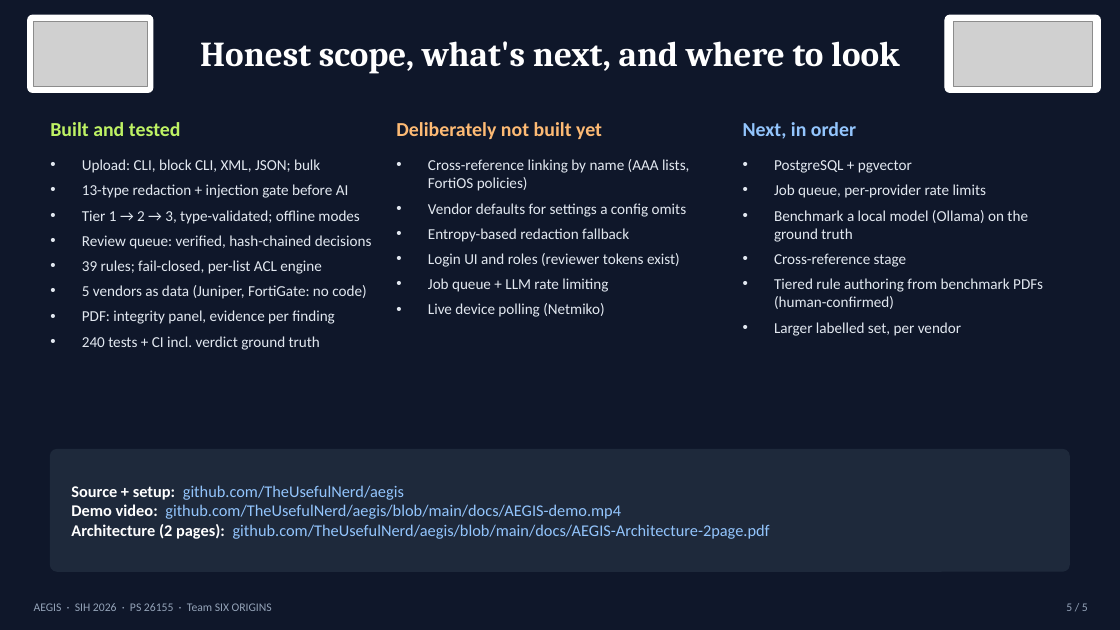
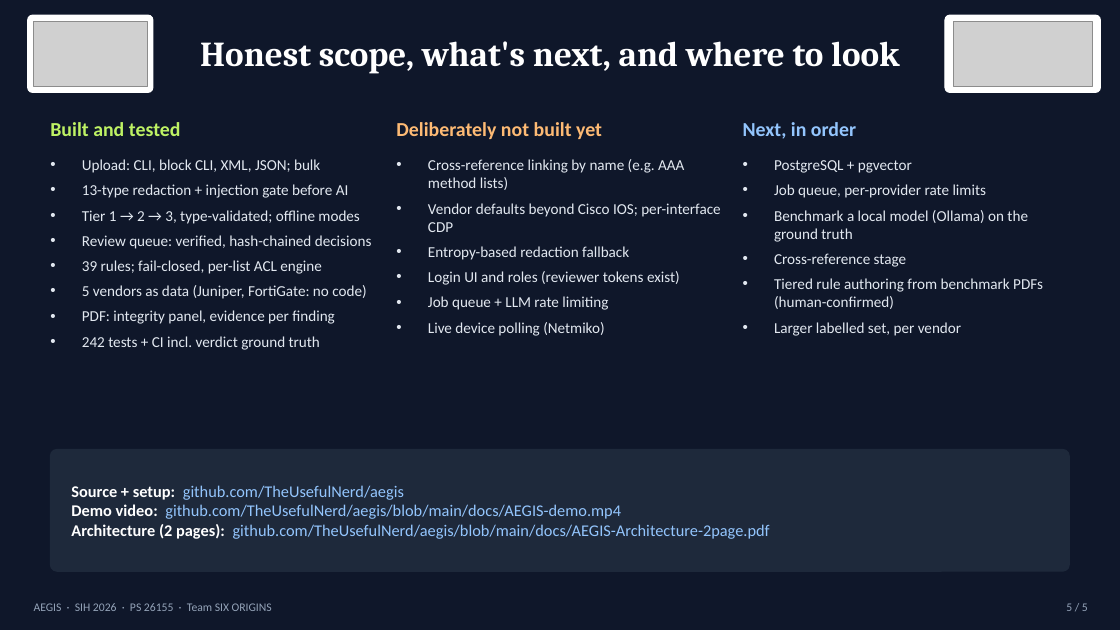
Before and after one commit to TheUsefulNerd/aegis, a slide deck: slide 5 of docs/AEGIS-Technical-Presentation.pptx. Drawn at 1120x630 pixels with LibreOffice and Linux fonts; fonts in the diff are those of the drawing; grey boxes stand for pictures. Boxes give left, top, right and bottom in pixels: in the first picture for what was removed or moved away, otherwise in the second. Text is boxed around its words. In the diff, an @@ line names an element or a change of style, - is before the commit and + after.

```diff
--- a/docs/AEGIS-Technical-Presentation.pptx
+++ b/docs/AEGIS-Technical-Presentation.pptx
@@ text at (428, 159, 720, 232): text changed @@
-• Cross-reference linking by name (AAA lists, FortiOS policies)
-• Vendor defaults for settings a config omits
+• Cross-reference linking by name (e.g. AAA method lists)
+• Vendor defaults beyond Cisco IOS; per-interface CDP
@@ text at (82, 336, 320, 350): text changed @@
-• 240 tests + CI incl. verdict ground truth
+• 242 tests + CI incl. verdict ground truth
```
Also in this commit, not shown: 2 other slides changed, 8 other files.
